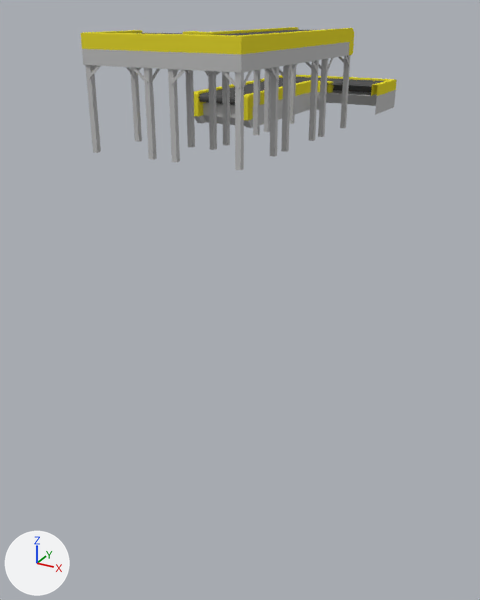
Two versions of the Blender file AirportScanner/Assets/BlendFiles/ConveyorBelts.blend, one commit apart.
Both versions are drawn from a camera (50 mm lens) standing at (8.73, -15.63, 2.74) and looking at (0.51, -0.7, -4.73). Every picture has the same lights, and +X, +Y and +Z are marked at lower left.
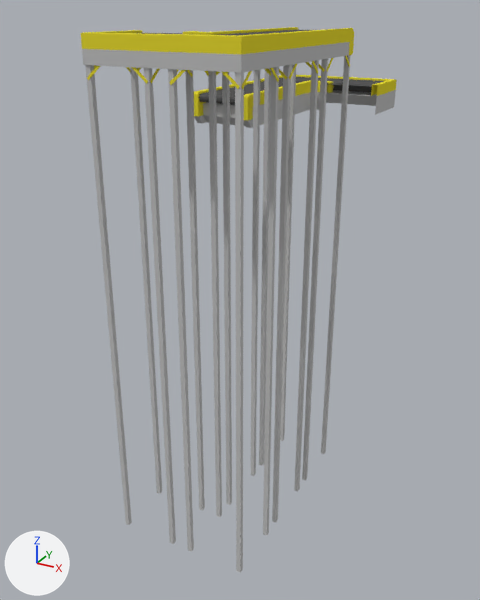
Commit message: conveyor belts fix

Location of each change, [x1, y1, x2, y2] in pixels of the pictures (480 x 600 px):
'Cube.009', added: after [168, 67, 279, 573]
    faces in mat_conveyormat01 (light grey #c0c0c0): [168, 67, 279, 573]
    faces in mat_conveyormat02 (yellow #e7da34): [169, 68, 279, 89]
'Cube.004', added: after [85, 65, 205, 544]
    faces in mat_conveyormat01 (light grey #c0c0c0): [85, 65, 205, 544]
    faces in mat_conveyormat02 (yellow #e7da34): [87, 65, 193, 84]
'Cube.010', added: after [222, 60, 319, 522]
    faces in mat_conveyormat01 (light grey #c0c0c0): [222, 60, 319, 522]
    faces in mat_conveyormat02 (yellow #e7da34): [223, 61, 318, 79]
'Cube.011', added: after [259, 55, 351, 480]
    faces in mat_conveyormat01 (light grey #c0c0c0): [259, 55, 351, 480]
'Cube.006', unchanged, covered by the edit: before [216, 29, 325, 152]; after [216, 29, 325, 65]
'Cube.005', unchanged, covered by the edit: before [264, 27, 354, 137]; after [266, 27, 354, 59]

Patch to the scene script:
```diff
--- a/AirportScanner/Assets/BlendFiles/ConveyorBelts.blend.py
+++ b/AirportScanner/Assets/BlendFiles/ConveyorBelts.blend.py
@@ me_cube_006 @@
+me_cube_006.from_pydata(...)  # 80 vertices, 60 faces; spans x -0.79..0.79, y -0.78..0.78, z -10.04..1.77
+# faces by material slot: [24, 36]
+me_cube_006.materials.append(mat_conveyormat01)  # light grey #c0c0c0
+me_cube_006.materials.append(mat_conveyormat02)  # yellow #e7da34
@@ me_cube_005 @@
+me_cube_005.from_pydata(...)  # 96 vertices, 72 faces; spans x -0.79..0.79, y -0.78..0.79, z -10.04..1.77
+# faces by material slot: [24, 48]
+me_cube_005.materials.append(mat_conveyormat01)  # light grey #c0c0c0
+me_cube_005.materials.append(mat_conveyormat02)  # yellow #e7da34
@@ me_cube_004 @@
+me_cube_004.from_pydata(...)  # 96 vertices, 72 faces; spans x -0.79..0.79, y -0.79..0.78, z -10.04..1.77
+# faces by material slot: [24, 48]
+me_cube_004.materials.append(mat_conveyormat01)  # light grey #c0c0c0
+me_cube_004.materials.append(mat_conveyormat02)  # yellow #e7da34
@@ me_cube_001 @@
+me_cube_001.from_pydata(...)  # 96 vertices, 72 faces; spans x -0.79..0.79, y -0.79..0.78, z -10.04..1.77
+# faces by material slot: [24, 48]
+me_cube_001.materials.append(mat_conveyormat01)  # light grey #c0c0c0
+me_cube_001.materials.append(mat_conveyormat02)  # yellow #e7da34
@@ ob_cube_011 @@
+ob_cube_011 = bpy.data.objects.new('Cube.011', me_cube_006)
+ob_cube_011.parent = ob_cube_005
+ob_cube_011.matrix_parent_inverse = Matrix(((1.0, 0.0, 0.0, -2.0), (0.0, 1.0, 0.0, 0.0), (0.0, 0.0, 1.0, 0.0), (0.0, 0.0, 0.0, 1.0)))
+ob_cube_011.location = (2.0, 0.0, 0.0)
+ob_cube_011.rotation_euler = (0.0, 0.0, 6.283)  # degrees (0, 0, 360)
@@ ob_cube_010 @@
+ob_cube_010 = bpy.data.objects.new('Cube.010', me_cube_005)
+ob_cube_010.parent = ob_cube_006
+ob_cube_010.matrix_parent_inverse = Matrix(((1.0, 0.0, 0.0, -2.0), (0.0, 1.0, 0.0, 2.0), (0.0, 0.0, 1.0, 0.0), (0.0, 0.0, 0.0, 1.0)))
+ob_cube_010.location = (2.0, -2.0, 0.0)
@@ ob_cube_009 @@
+ob_cube_009 = bpy.data.objects.new('Cube.009', me_cube_004)
+ob_cube_009.parent = ob_cube_008
+ob_cube_009.matrix_parent_inverse = Matrix(((-1.0, 0.0, 0.0, 2.0), (0.0, -1.0, 0.0, -4.0), (0.0, 0.0, 1.0, 0.0), (0.0, 0.0, 0.0, 1.0)))
+ob_cube_009.location = (2.0, -4.0, 0.0)
+ob_cube_009.rotation_euler = (0.0, 0.0, 3.142)  # degrees (0, 0, 180)
@@ ob_cube_004 @@
+ob_cube_004 = bpy.data.objects.new('Cube.004', me_cube_001)
+ob_cube_004.parent = ob_cube_007
+ob_cube_004.matrix_parent_inverse = Matrix(((-1.0, 0.0, 0.0, 0.0), (0.0, -1.0, 0.0, -4.0), (0.0, 0.0, 1.0, 0.0), (0.0, 0.0, 0.0, 1.0)))
+ob_cube_004.location = (0.0, -4.0, 0.0)
+ob_cube_004.rotation_euler = (0.0, 0.0, 3.142)  # degrees (0, 0, 180)
```
